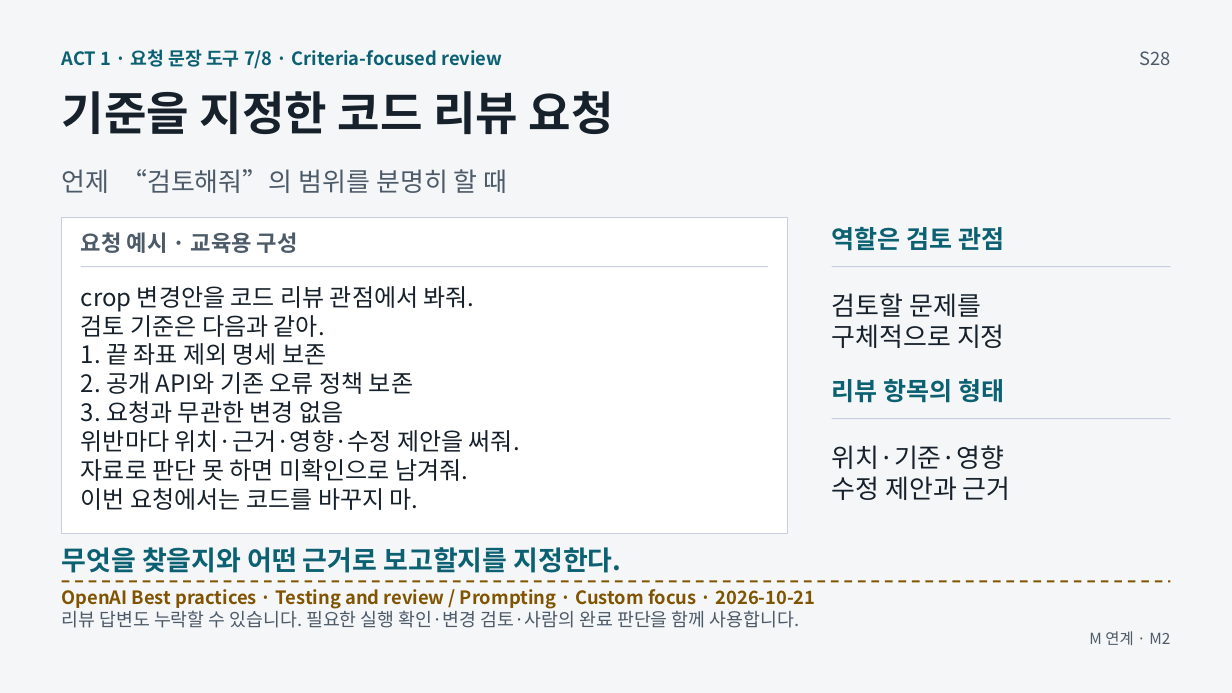
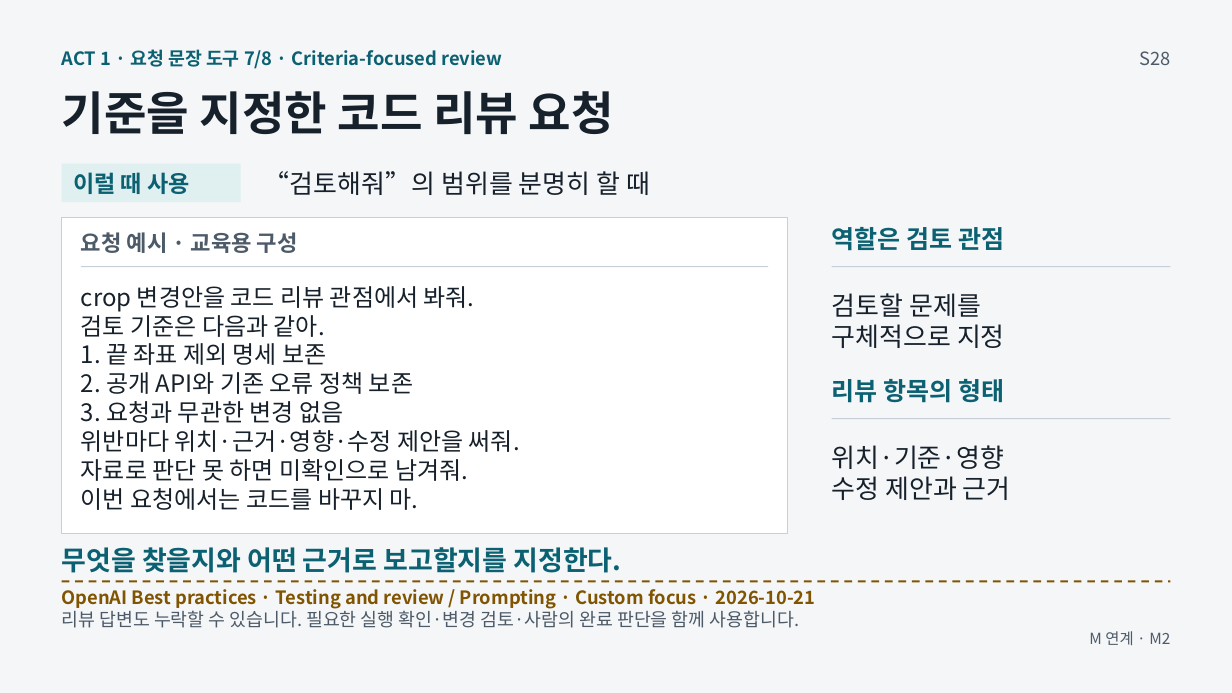
Before and after one commit to GideokKim/ai-dev-training, a slide deck: slide 18 of production/ACT_1.pptx. Drawn at 1232x693 pixels with LibreOffice and Linux fonts; fonts in the diff are those of the drawing. Boxes give left, top, right and bottom in pixels: in the first picture for what was removed or moved away, otherwise in the second. Text is boxed around its words. In the diff, an @@ line names an element or a change of style, - is before the commit and + after.

```diff
--- a/production/ACT_1.pptx
+++ b/production/ACT_1.pptx
@@ rectangle added at [62,164,241,202], fill #E0EFF0 @@
@@ text added at [73,172,190,194], 18 pt, text #0B6172, bold @@
+이럴 때 사용
@@ text at [264,171,650,195]: text changed; text colour #4D5A68 to #17212B @@
-언제 “검토해줘”의 범위를 분명히 할 때
+“검토해줘”의 범위를 분명히 할 때
```
Also in this commit, not shown: 7 other slides changed, 31 other files.
